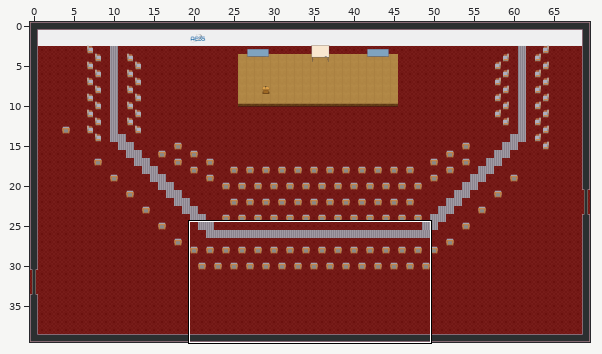
One commit to this Tiled map (JSON): cesar.tmj. Above, an overview of the earlier version with the close-up marked.
Close-up. Earlier state:
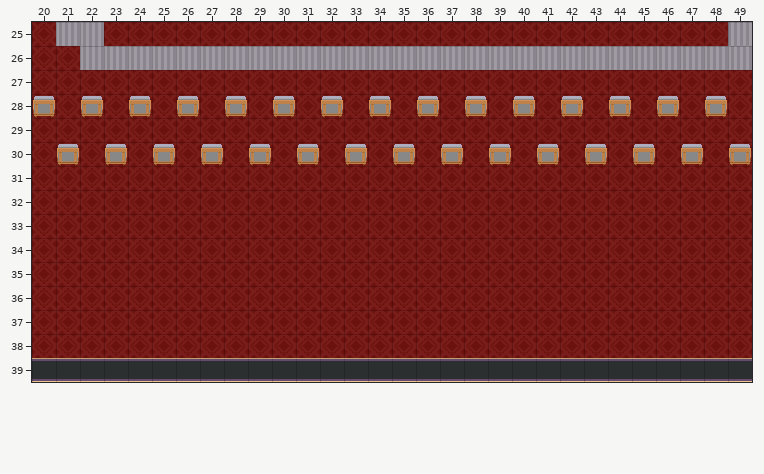
Cells are 32x32 px. Shown: x 20..49, y 25..39. The commit also changed other parts of the map, which this record leaves out.
After:
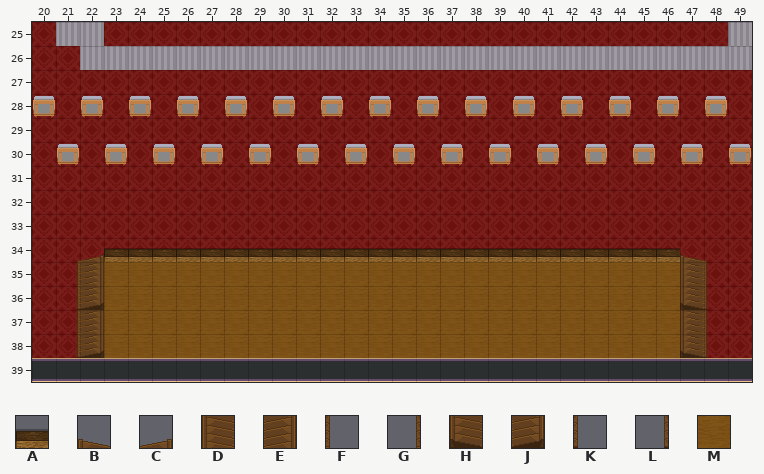
Key: from "WA_Other_Furniture": A 108 flipped up-down, B 124, C 124 flipped left-right, D 136, E 136 flipped left-right, F 137, G 137 flipped left-right, H 148, J 148 flipped left-right, K 149, L 149 flipped left-right; from "WA_Room_Builder": M 377.
_ is an empty cell.
Tiles of an added or newly shown layer are drawn over the layers below it.
Difference:
{"where": "layer \"control_unit\" (added)"}
{"y":34,"x":22,"old":"__________________________","new":"CAAAAAAAAAAAAAAAAAAAAAAAAB"}
{"y":35,"x":21,"old":"____________________________","new":"GEMMMMMMMMMMMMMMMMMMMMMMMMDF"}
{"y":36,"x":21,"old":"____________________________","new":"LJMMMMMMMMMMMMMMMMMMMMMMMMHK"}
{"y":37,"x":21,"old":"____________________________","new":"GEMMMMMMMMMMMMMMMMMMMMMMMMDF"}
{"y":38,"x":21,"old":"____________________________","new":"LJMMMMMMMMMMMMMMMMMMMMMMMMHK"}
